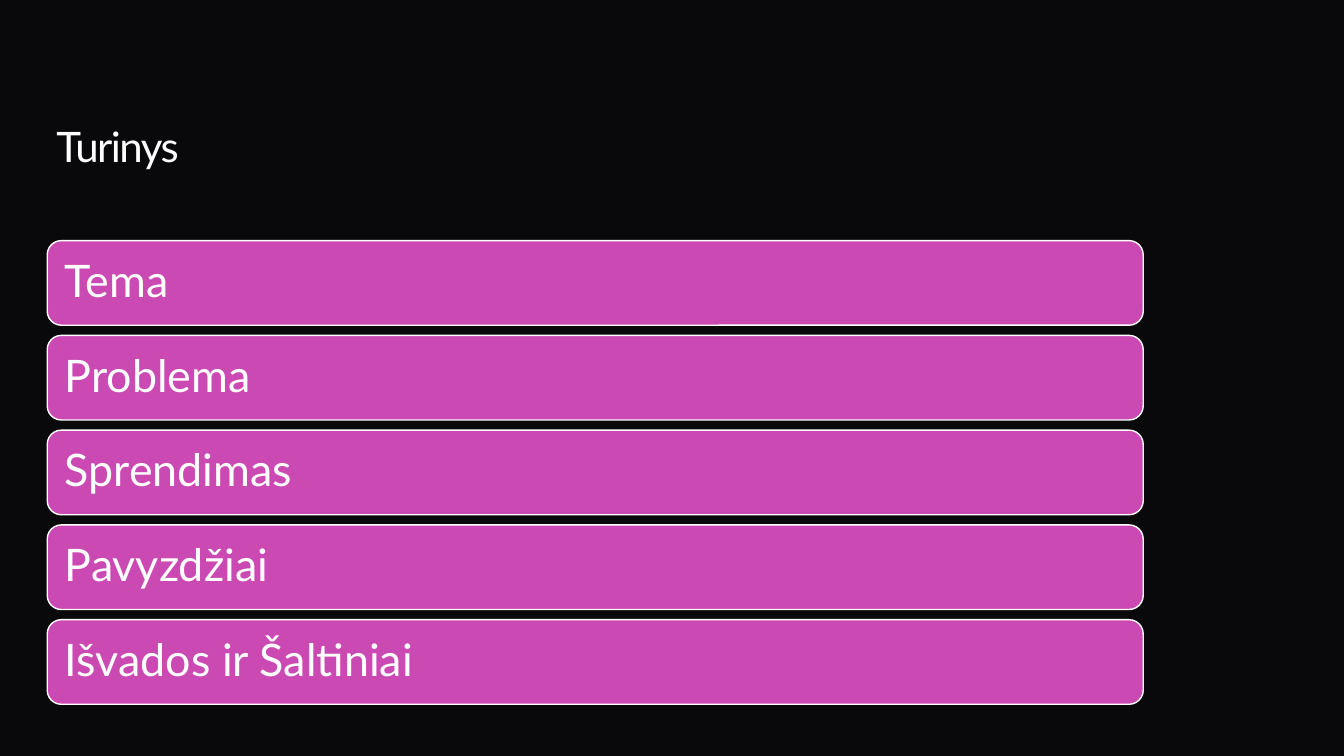
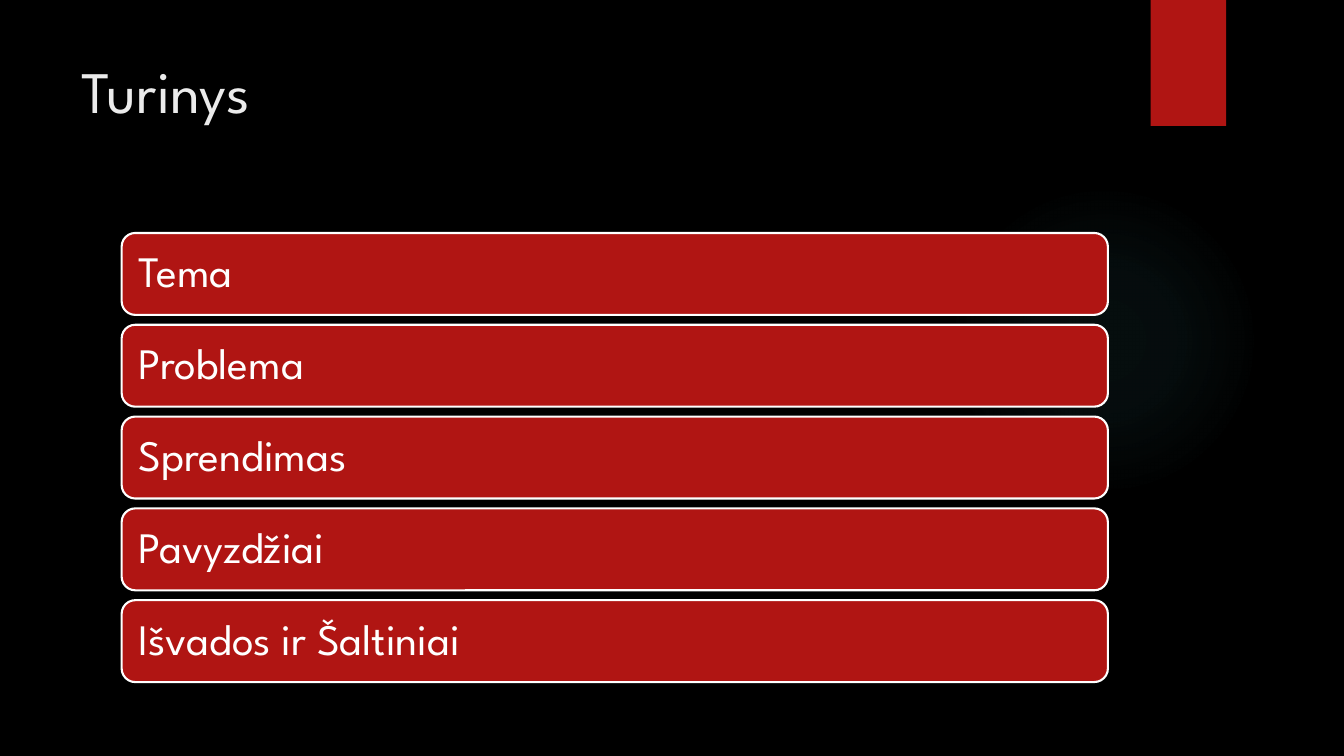
Before and after one commit to EngineeringDreams/ziniatinklio-praktiniai, a slide deck: slide 2 of Žiniatinklio praktinis darbas/Antras Skyrius – Fonai ir Rėmeliai.pptx. Drawn at 1344x756 pixels with LibreOffice and Linux fonts; fonts in the diff are those of the drawing; background and template pictures are left out. Boxes give left, top, right and bottom in pixels: in the first picture for what was removed or moved away, otherwise in the second. Text is boxed around its words. In the diff, an @@ line names an element or a change of style, - is before the commit and + after.

```diff
--- a/Žiniatinklio praktinis darbas/Antras Skyrius – Fonai ir Rėmeliai.pptx
+++ b/Žiniatinklio praktinis darbas/Antras Skyrius – Fonai ir Rėmeliai.pptx
@@ background #09090C to picture (left out) @@
@@ rectangle added at [1150,0,1226,126], fill #B01513 @@
@@ title "Turinys": place and size @@
-title "Turinys" at [56,131,178,170]
+title "Turinys" at [81,74,250,126]
@@ title "Turinys" at [81,74,250,126]: size 30 to 42 pt, font Lato to League Spartan, text colour #FFFFFF to #EBEBEB, letter spacing -1.1 to 0 pt; line spacing 0.85 to 1 @@
@@ ellipse added at [949,185,1259,495], fill gradient #50B9C1 @@
@@ rounded rectangle: place and size @@
-rounded rectangle at [47,241,1143,326]
+rounded rectangle at [122,233,1108,315]
@@ text "Tema": place and size @@
-text "Tema" at [65,265,169,298]
+text "Tema" at [139,258,233,288]
@@ rounded rectangle: place and size @@
-rounded rectangle at [47,336,1143,420]
+rounded rectangle at [122,325,1108,406]
@@ text "Problema": place and size @@
-text "Problema" at [65,359,251,393]
+text "Problema" at [139,349,304,380]
@@ rounded rectangle: place and size @@
-rounded rectangle at [47,431,1143,515]
+rounded rectangle at [122,416,1108,498]
@@ text "Sprendimas": place and size @@
-text "Sprendimas" at [65,453,292,494]
+text "Sprendimas" at [139,441,347,480]
@@ rounded rectangle: place and size @@
-rounded rectangle at [47,525,1143,610]
+rounded rectangle at [122,508,1108,590]
@@ text "Pavyzdžiai": place and size @@
-text "Pavyzdžiai" at [65,548,268,589]
+text "Pavyzdžiai" at [139,533,325,572]
@@ fill #CB49B2 to #B01513; outline #FFFFFF 1 pt to #FFFFFF 1.5 pt in 5 elements at [122,233,1108,315], [122,325,1108,406], [122,416,1108,498], [122,508,1108,590], [122,600,1108,682] @@
@@ rounded rectangle: place and size @@
-rounded rectangle at [47,620,1143,705]
+rounded rectangle at [122,600,1108,682]
@@ size 32 to 31 pt, font Lato to League Spartan in 5 elements at [139,258,233,288], [139,349,304,380], [139,441,347,480], [139,533,325,572], [139,619,460,656] @@
@@ text "Išvados ir Šaltiniai": place and size @@
-text "Išvados ir Šaltiniai" at [65,637,413,677]
+text "Išvados ir Šaltiniai" at [139,619,460,656]
```
Also in this commit, not shown: 13 other slides changed, 1 other file.
